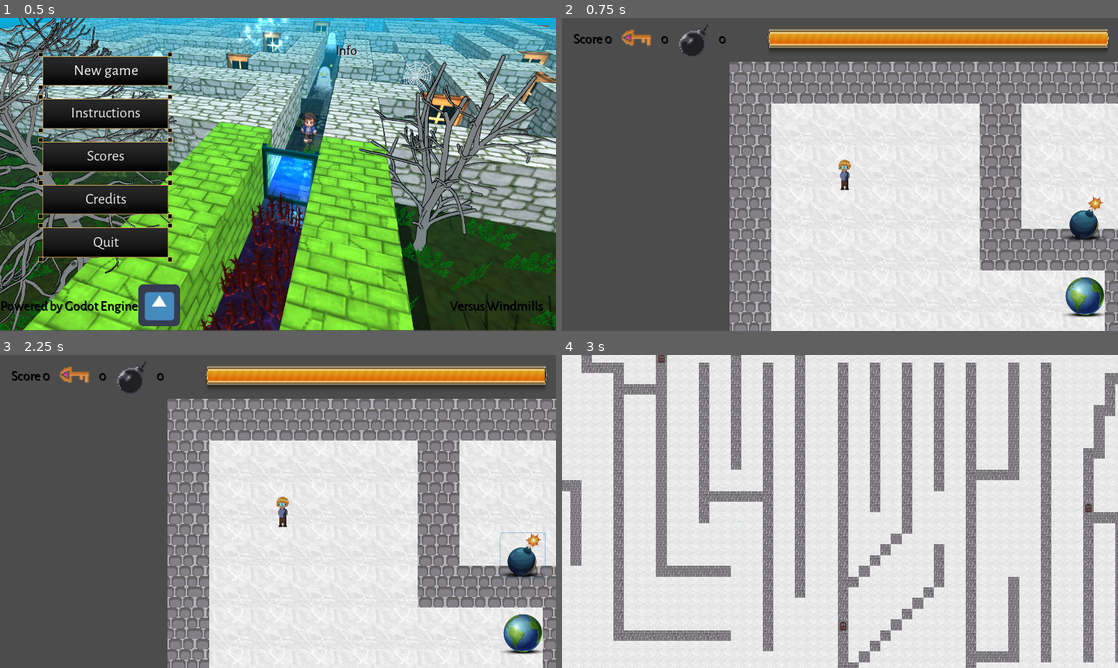
Above: before the commit, frames 1-4 (two rows, left to right).
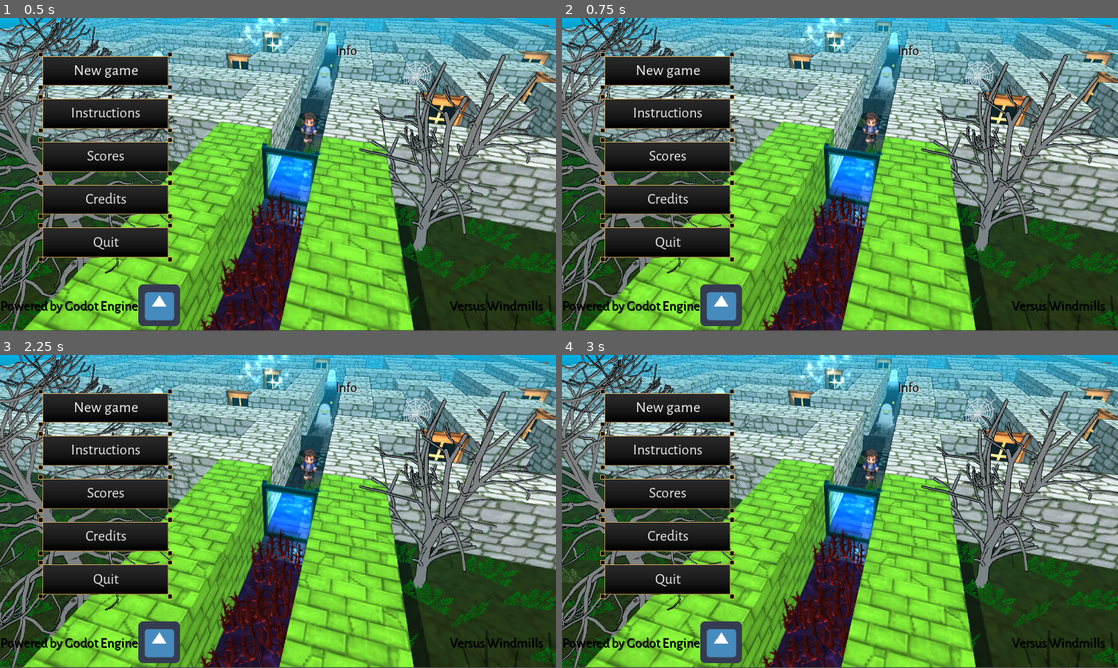
Above: after the commit, the same moments.

Repository: rogerdv/labyrinth
Game: Godot game, scene res://Scenes/main_menu.tscn
Same seed, same stepped clock (60 frames per second), same inputs: the game is played once before the commit and once after it. The engine's default icon, where the game draws it, is replaced by a stand-in: a white triangle on a blue panel in a dark square.
Inputs (mouse positions are in pixels of both pictures, inside the frame that each line leads up to):
- Up to frame 1 (0.5 s): no input
- Up to frame 2 (0.75 s): click "New game" at 0.5 s
- Up to frame 3 (2.25 s): click (105, 408) at 1.25 s, where only the run after the commit has a clickable "New game"; click (522, 555) at 2.02 s
- Up to frame 4 (3 s): click (1084, 633) at 2.77 s

Frame 1 is identical in both runs. In frame 2, 96% of the frame differs, in the area x 0-100%, y 0-100%; in frame 3, 96%; in frame 4, 97%.

Commit message:
Many changes and fixes

Diff:
--- a/Scripts/UI/QuestionPanel.gd
+++ b/Scripts/UI/QuestionPanel.gd
@@ -5,13 +5,16 @@
 var idx:int = 0
 var question
 var timer:float = 0
-var counter:int = 10
+var counter:int = 8
 var x:int
 var y:int
 var tmap
 var ghost
-var FailSound = preload("res://Sounds/sfx_sounds_error8.wav")
-var CorrectSound = preload("res://Sounds/sfx_sounds_fanfare3.wav")
+var fail_sound = preload("res://Sounds/sfx_sounds_error8.wav")
+var correct_sound = preload("res://Sounds/sfx_sounds_fanfare3.wav")
+
+signal correct
+signal wrong
 
 func _ready() -> void:
 	$PanelContainer/VBoxContainer/HBoxContainer/time.text = String(counter)
@@ -44,9 +47,7 @@
 		else:
 			# failed the question, time out
 			if mode == 1:
-				if !$AudioStreamPlayer2D.is_playing():
-					$AudioStreamPlayer2D.stream = FailSound
-					$AudioStreamPlayer2D.play()
+				emit_signal("wrong")
 				#get_parent().get_node("../AudioStreamPlayer2D").play()
 				tmap.set_cell(x, y, 0)
 				# re-enable collision detection
@@ -55,9 +56,7 @@
 				queue_free()
 			else:
 				# ghost mode, go back to start
-				if !$AudioStreamPlayer2D.is_playing():
-					$AudioStreamPlayer2D.stream = FailSound
-					$AudioStreamPlayer2D.play()
+				emit_signal("wrong")
 				var start = get_parent().get_node("../SceneInfo").Start
 				get_parent().get_node("../player").position = start
 				get_parent().get_node("../player").ToggleCollision(false)
@@ -67,13 +66,6 @@
 
 func AnswerPressed(extra_arg_0: int) -> void:
 	if question["choices"][extra_arg_0].correct == "yes":
-		if !$AudioStreamPlayer2D.is_playing():
-			print("not playing")
-			print(CorrectSound.mix_rate)
-			$AudioStreamPlayer2D.stream = CorrectSound
-			$AudioStreamPlayer2D.play()
-
-
 		if mode == 1:
 			tmap.set_cell(x, y, 3)
 		else:
@@ -88,10 +80,10 @@
 
 		#re-enable collision detection
 		get_parent().get_node("../player").ToggleCollision(false)
+		emit_signal("correct")
 	else:	#failed
-		if !$AudioStreamPlayer2D.is_playing():
-			$AudioStreamPlayer2D.stream = FailSound
-			$AudioStreamPlayer2D.play()
+		emit_signal("wrong")
+
 		get_parent().get_node("../player").ToggleCollision(false)
 		if mode == 1:
 			tmap.set_cell(x, y, 0)
--- a/Scripts/UI/main_menu.gd
+++ b/Scripts/UI/main_menu.gd
@@ -13,7 +13,7 @@
 
 
 func _on_newgame_pressed():
-	get_tree().change_scene("res://Scenes/lab01.tscn")
+	get_tree().change_scene("res://Scenes/Intro.tscn")
 
 
 func _on_quit_pressed():
